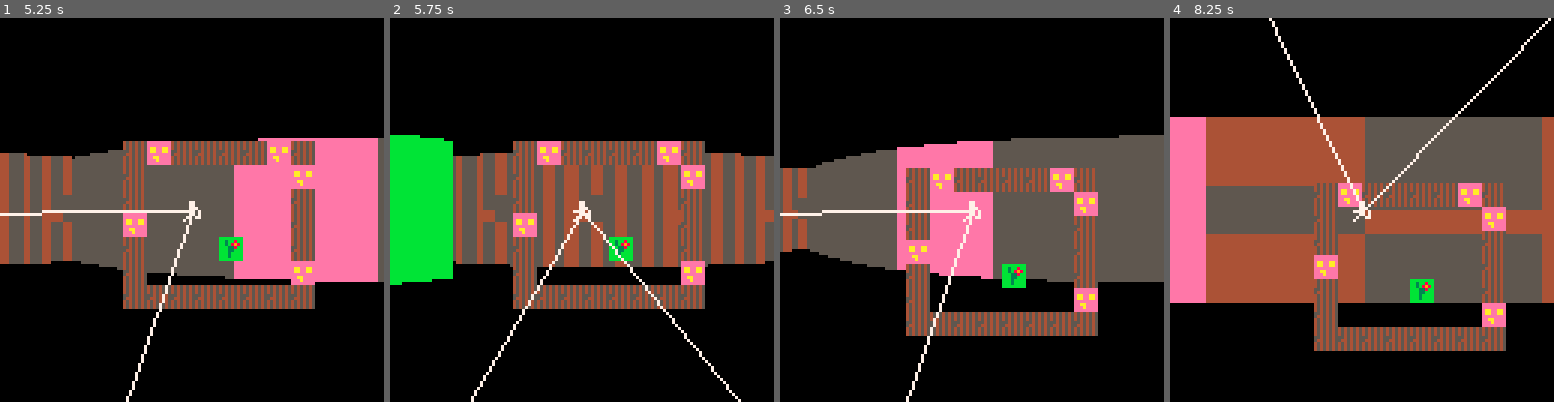
Above: before the commit, frames 1-4 (left to right).
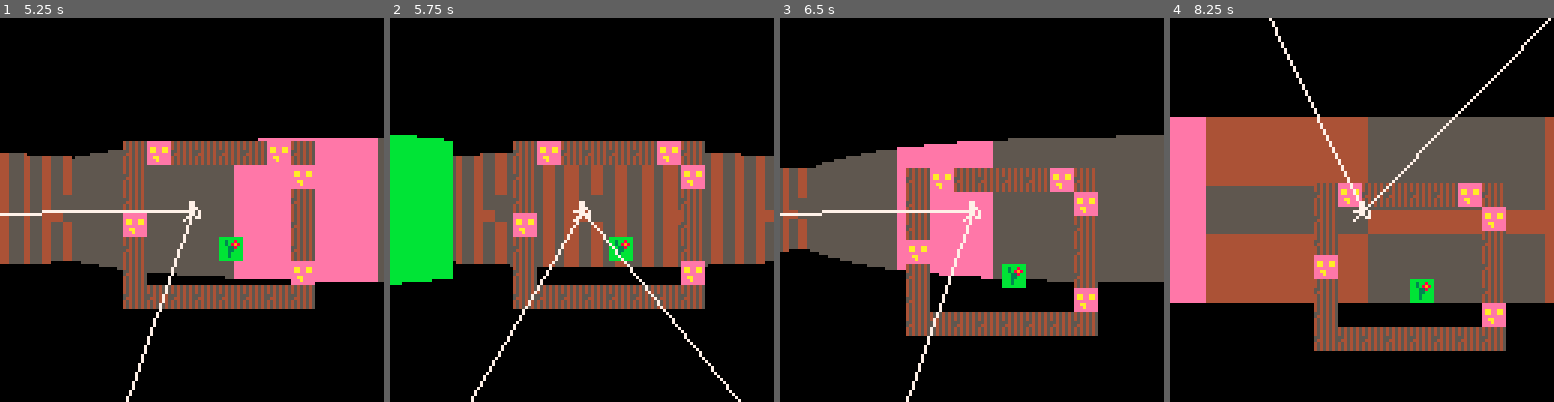
Above: after the commit, the same moments.

Repository: RicoP/picowiese
Game: PICO-8 cartridge wolf.p8
The game is run twice, just before and just after one commit, with the same random seed, the same clock (stepped at 60 frames per second) and the same inputs.
Inputs:
- Up to frame 1 (5.25 s): hold Right 1.6-2.1 s; hold Up 2.15-2.42 s; hold Right 2.47-3.03 s; hold Left 3.08-3.58 s; hold Down 3.63-3.97 s; hold Right 4.02-4.68 s; hold Up 4.73-5.03 s; hold Left from 5.08 s (still down)
- Up to frame 2 (5.75 s): release Left at 5.68 s; hold Down from 5.73 s (still down)
- Up to frame 3 (6.5 s): release Down at 6.03 s; hold Right from 6.08 s (still down)
- Up to frame 4 (8.25 s): release Right at 6.58 s; hold Right 6.63-7.13 s; hold Up 7.18-7.45 s; hold Right 7.5-8.07 s; hold Left from 8.12 s (still down)

Frame 1 is identical in both runs. In frame 2, 0.2% of the frame differs, in the area x 7-23%, y 30-65%; in frame 3, 0.2%; in frame 4, 0.6%, in the area x 50-98%, y 25-75%.

Commit message:
player pos in tile pos

Diff:
--- a/wolf.p8
+++ b/wolf.p8
@@ -4,10 +4,10 @@
 --https://lodev.org/cgtutor/raycasting.html
 --player
 p = {
- x=63.5,
- y=63.5,
+ x=63.5/8,
+ y=63.5/8,
  angle=0,
- speed=1,
+ speed=1/8,
 }
 
 fov=70/360
@@ -40,11 +40,9 @@
 
 function draw_game()
  camera()
- local x=flr(p.x)
- local y=flr(p.x)
  local a = p.angle+fov/2
  for i=1,128 do
-  local t,d,px=get_tile(p.x,p.y,a)
+  local t,d,px=get_tile(p.x*8,p.y*8,a)
   a-=fov/(128)
   local h = 64/d
   sspr(t*8+px,0,1,8,i-1,64-(64-d)/2,1,64-d)
@@ -52,7 +50,7 @@
 end
 
 function draw_map()
- camera(p.x - 64, p.y - 64)
+ camera(p.x*8 - 64, p.y*8 - 64)
 
  map(0,0, 0,0, 64, 64);
 
@@ -63,10 +61,10 @@
  local a = p.angle-fov/2
  for i=1,2 do
 	 local dx2,dy2 = rotate(dx,dy,a)
-  line(p.x,p.y,p.x+dx2,p.y+dy2,7)
+  line(p.x*8,p.y*8,p.x*8+dx2,p.y*8+dy2,7)
   a = p.angle+fov/2
  end
- spr(1,p.x-4,p.y-4)
+ spr(1,p.x*8-4,p.y*8-4)
 end
 
 function _update()
